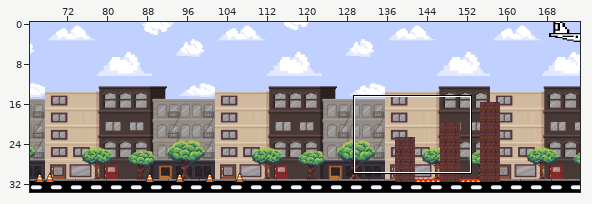
Two versions of a level (Tiled map, Testing/assets/Town2.tmx). Above, an overview of the earlier version with the close-up marked.
Close-up. First the earlier version:
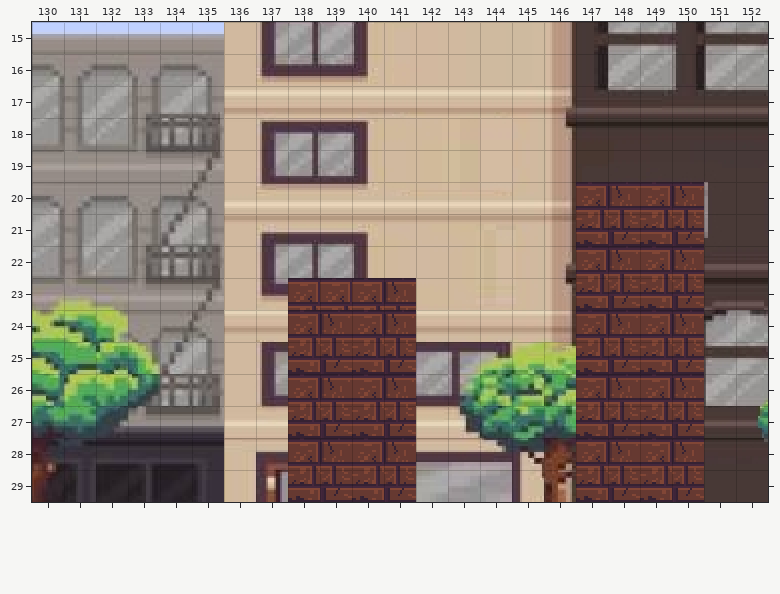
Cells are 16x16 px. Shown: x 130..152, y 15..29. The commit also changed other parts of the map, which this record leaves out. Not drawn, because the pictures are missing: unchanged layer "Cars".
And afterwards:
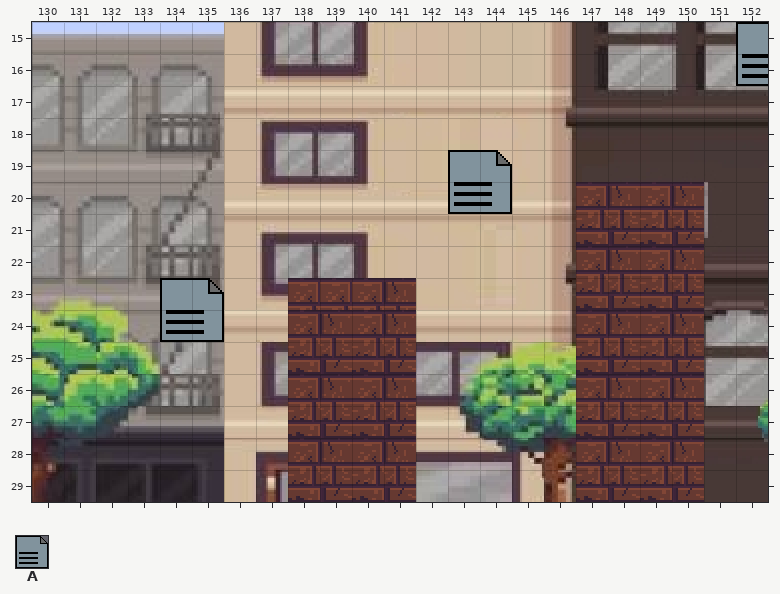
Key: from "Coursework": A 0.
_ is an empty cell.
Tiles of an added or newly shown layer are drawn over the layers below it.
What changed:
Layer "Courseworks" (added):
y 16: x 152 _ -> A
y 20: x 143 _ -> A
y 24: x 134 _ -> A
Pixel boxes of the changes (left, top, right, bottom) in both close-ups:
added: (736, 22, 768, 86)
added: (448, 150, 512, 214)
added: (160, 278, 224, 342)
